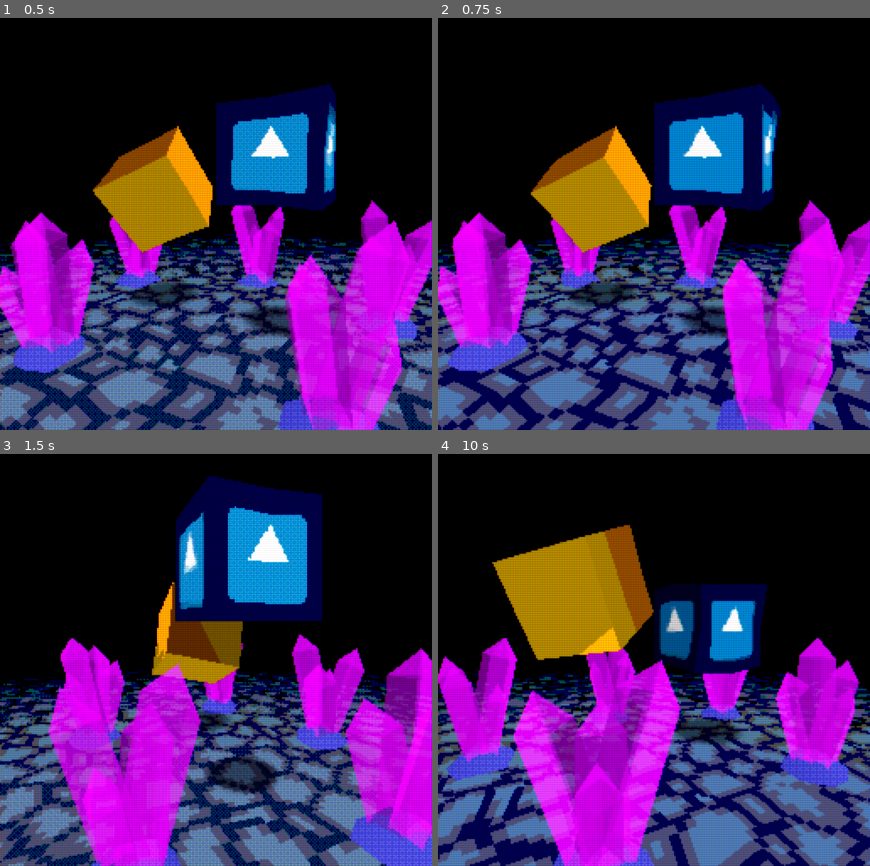
Above: before the commit, frames 1-4 (two rows, left to right).
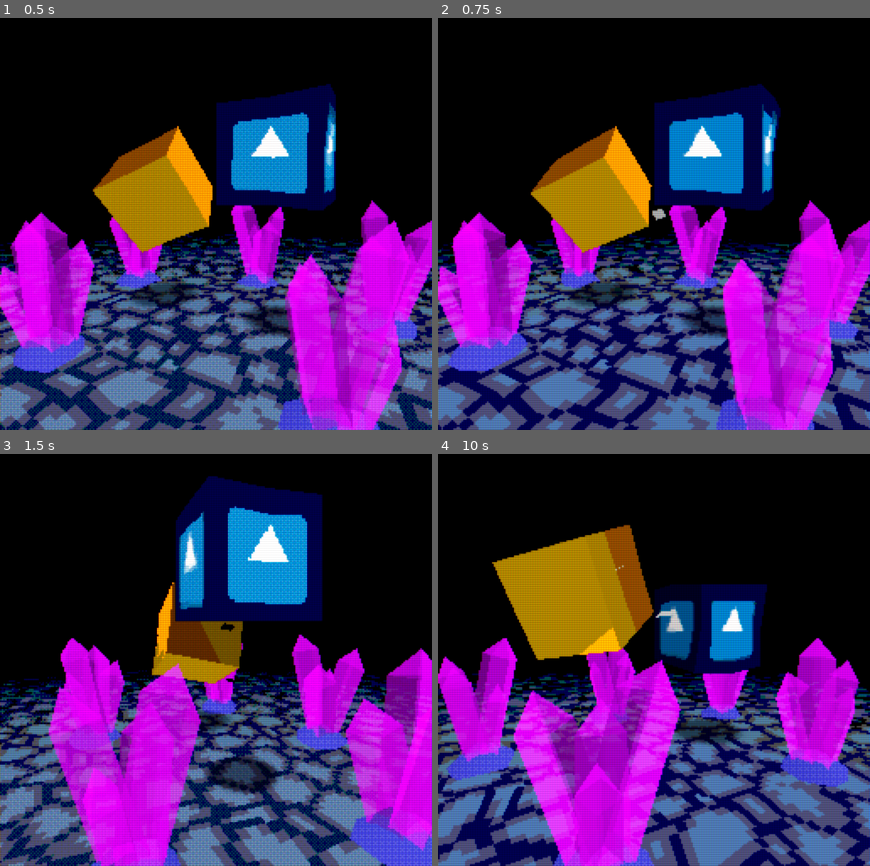
Above: after the commit, the same moments.

Repository: MenacingMecha/godot-psx-style-demo
Game: Godot game, scene res://post_process/pp_stack.tscn
Two runs of this game, one before a commit and one after it. Both use one fixed random seed, a clock stepped at 60 frames per second and the inputs below. The engine's default icon, where the game draws it, is replaced by a stand-in: a white triangle on a blue panel in a dark square.
Inputs:
- Up to frame 1 (0.5 s): no input
- Up to frame 2 (0.75 s): tap Enter (ui_accept) at 0.5 s; tap 2 (kb_2) at 0.6 s
- Up to frame 3 (1.5 s): tap Enter (ui_accept) at 0.77 s; tap 2 (kb_2) at 1.35 s
- Up to frame 4 (10 s): tap Enter (ui_accept) at 1.52, 2, 3.02, 3.5, 3.77, 4.25, 4.52, 5, 6.02, 6.5, 6.77, 7.52, 9.02, 9.77 s; tap 2 (kb_2) every 0.75 s from 2.1 to 9.6 s

Frame 1 is identical in both runs. In frame 2, less than 0.1% of the frame differs, in the area x 49-53%, y 46-50%; in frame 3, less than 0.1%, in the area x 36-55%, y 40-56%; in frame 4, less than 0.1%.

Commit message:
Added psx_billboard_unlit.shader with example in world

Diff:
--- /dev/null
+++ b/shaders/psx_billboard_unlit.shader
@@ -0,0 +1,67 @@
+shader_type spatial;
+render_mode skip_vertex_transform, diffuse_lambert_wrap, vertex_lighting, cull_disabled, unshaded;
+
+const float psx_fixed_point_precision = 16.16;
+
+uniform float precision_multiplier = 2.;
+uniform vec4 color : hint_color = vec4(1.);
+uniform sampler2D albedoTex : hint_albedo;
+uniform vec2 uv_scale = vec2(1.0, 1.0);
+uniform vec2 uv_offset = vec2(.0, .0);
+uniform bool y_billboard = false;
+uniform int color_depth = 15;
+uniform bool use_alpha_scissor = false;
+uniform float alpha_scissor : hint_range(0, 1) = 0.9;
+
+// https://stackoverflow.com/a/42470600
+vec4 band_color(vec4 _color, int num_of_colors)
+{
+	vec4 num_of_colors_vec = vec4(float(num_of_colors));
+	return floor(_color * num_of_colors_vec) / num_of_colors_vec;
+}
+
+// https://github.com/marmitoTH/godot-psx-shaders/
+void vertex()
+{
+	UV = UV * uv_scale + uv_offset;
+
+	if (y_billboard)
+	{
+		MODELVIEW_MATRIX = INV_CAMERA_MATRIX * mat4(CAMERA_MATRIX[0],WORLD_MATRIX[1],vec4(normalize(cross(CAMERA_MATRIX[0].xyz,WORLD_MATRIX[1].xyz)), 0.0),WORLD_MATRIX[3]);
+		MODELVIEW_MATRIX = MODELVIEW_MATRIX * mat4(vec4(1.0, 0.0, 0.0, 0.0),vec4(0.0, 1.0/length(WORLD_MATRIX[1].xyz), 0.0, 0.0), vec4(0.0, 0.0, 1.0, 0.0),vec4(0.0, 0.0, 0.0 ,1.0));
+	}
+	else
+	{
+		MODELVIEW_MATRIX = INV_CAMERA_MATRIX * mat4(CAMERA_MATRIX[0],CAMERA_MATRIX[1],CAMERA_MATRIX[2],WORLD_MATRIX[3]);
+	}
+
+	// Vertex snapping
+	// Based on https://github.com/BroMandarin/unity_lwrp_psx_shader/blob/master/PS1.shader
+	float vertex_snap_step = psx_fixed_point_precision * precision_multiplier;
+	vec4 snap_to_pixel = PROJECTION_MATRIX * MODELVIEW_MATRIX * vec4(VERTEX, 1.0);
+	vec4 clip_vertex = snap_to_pixel;
+	clip_vertex.xyz = snap_to_pixel.xyz / snap_to_pixel.w;
+	clip_vertex.x = floor(vertex_snap_step * clip_vertex.x) / vertex_snap_step;
+	clip_vertex.y = floor(vertex_snap_step * clip_vertex.y) / vertex_snap_step;
+	clip_vertex.xyz *= snap_to_pixel.w;
+	POSITION = clip_vertex;
+	POSITION /= abs(POSITION.w);
+
+	if (y_billboard)
+	{
+		MODELVIEW_MATRIX = INV_CAMERA_MATRIX * mat4(CAMERA_MATRIX[0],CAMERA_MATRIX[1],CAMERA_MATRIX[2],WORLD_MATRIX[3]);
+		MODELVIEW_MATRIX = MODELVIEW_MATRIX * mat4(vec4(length(WORLD_MATRIX[0].xyz), 0.0, 0.0, 0.0),vec4(0.0, length(WORLD_MATRIX[1].xyz), 0.0, 0.0),vec4(0.0, 0.0, length(WORLD_MATRIX[2].xyz), 0.0),vec4(0.0, 0.0, 0.0, 1.0));
+	}
+}
+
+void fragment()
+{
+	vec4 tex = texture(albedoTex, UV) * color;
+	tex = band_color(tex, color_depth);
+	ALBEDO = tex.rgb;
+	ALPHA = tex.a;
+	if (use_alpha_scissor)
+	{
+		ALPHA_SCISSOR = alpha_scissor;
+	}
+}
--- /dev/null
+++ b/world/sparkle_mat.tres
@@ -0,0 +1,17 @@
+[gd_resource type="ShaderMaterial" load_steps=3 format=2]
+
+[ext_resource path="res://shaders/psx_lit_alpha-scissor_unlit.shader" type="Shader" id=1]
+[ext_resource path="res://world/sparkle.png" type="Texture" id=2]
+
+[resource]
+shader = ExtResource( 1 )
+shader_param/precision_multiplier = 2.0
+shader_param/color = Color( 1, 1, 1, 1 )
+shader_param/uv_scale = Vector2( 1, 1 )
+shader_param/uv_offset = Vector2( 0, 0 )
+shader_param/billboard = true
+shader_param/y_billboard = false
+shader_param/color_depth = 15
+shader_param/use_alpha_scissor = true
+shader_param/alpha_scissor = 0.01
+shader_param/albedoTex = ExtResource( 2 )
--- a/world/world.tscn
+++ b/world/world.tscn
@@ -6,10 +6,23 @@
 [ext_resource path="res://world/floor.tres" type="Material" id=4]
 [ext_resource path="res://world/object_mat.tres" type="Material" id=5]
 [ext_resource path="res://world/shadow/shadow.tscn" type="PackedScene" id=6]
+[ext_resource path="res://world/sparkle_mat.tres" type="Material" id=7]
 [ext_resource path="res://world/box.obj" type="ArrayMesh" id=8]
 [ext_resource path="res://world/object_metal_mat.tres" type="Material" id=9]
 [ext_resource path="res://world/crystal/crystal_spire_mat.tres" type="Material" id=10]
 [ext_resource path="res://world/crystal/crystal_mesh.tscn" type="PackedScene" id=11]
+
+[sub_resource type="ParticlesMaterial" id=5]
+direction = Vector3( 1, 1, 1 )
+spread = 180.0
+gravity = Vector3( 0, 0, 0 )
+initial_velocity = 3.0
+initial_velocity_random = 0.3
+damping = 1.0
+
+[sub_resource type="QuadMesh" id=4]
+material = ExtResource( 7 )
+size = Vector2( 0.3, 0.3 )
 
 [sub_resource type="PlaneMesh" id=1]
 size = Vector2( 40, 40 )
@@ -36,6 +49,11 @@
 material/0 = ExtResource( 9 )
 script = ExtResource( 3 )
 shadow_path = NodePath("../BoxShadow")
+
+[node name="Particles" type="Particles" parent="BoxChrome"]
+transform = Transform( 0.999973, 0.00729208, -0.00112456, -0.00729237, 0.999973, -0.000250523, 0.00112271, 0.000258713, 0.999999, 0, 0, 0 )
+process_material = SubResource( 5 )
+draw_pass_1 = SubResource( 4 )
 
 [node name="BoxShadow" parent="." instance=ExtResource( 6 )]
 transform = Transform( 3.2649, 0, 0, 0, -1.42713e-07, 1, 0, -3.2649, -4.37114e-08, -1.05202, 0.507847, 0.0395253 )
Binary file added: sparkle.aseprite
Renamed: sparkle.png -> world/sparkle.png
Not shown, changed: world/sparkle.png.import
Not shown: 1 places in world/world.tscn that only renumber resources
